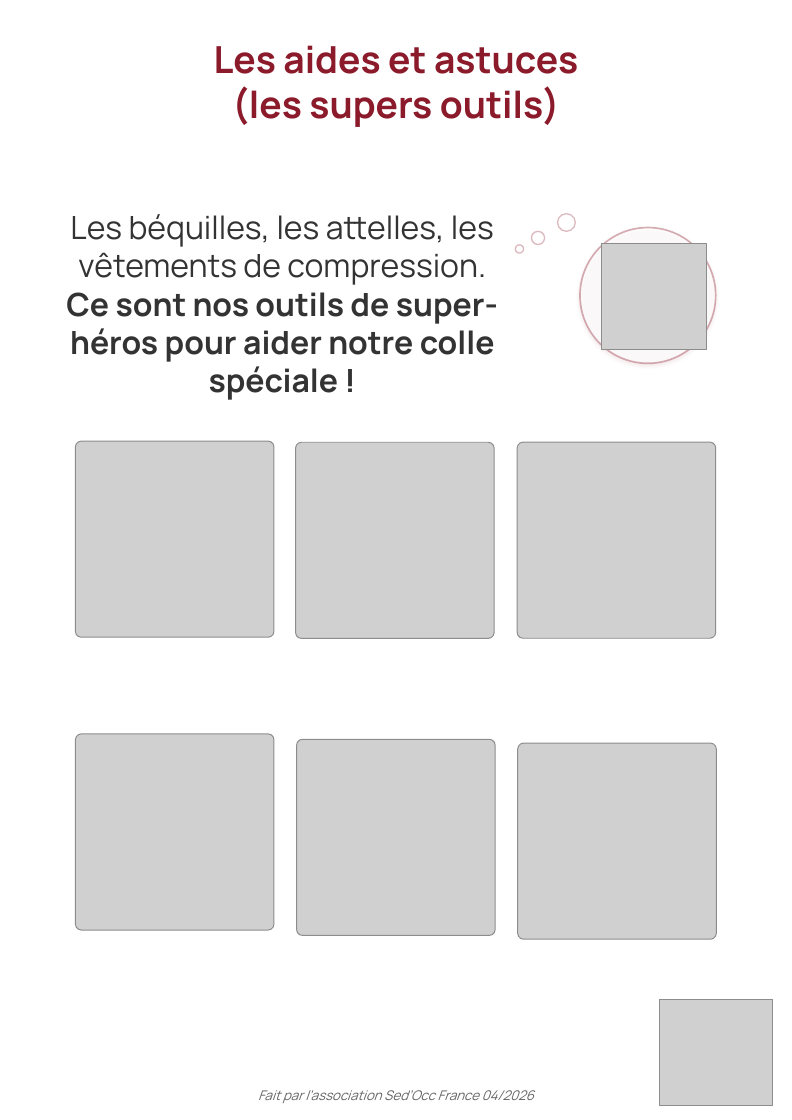
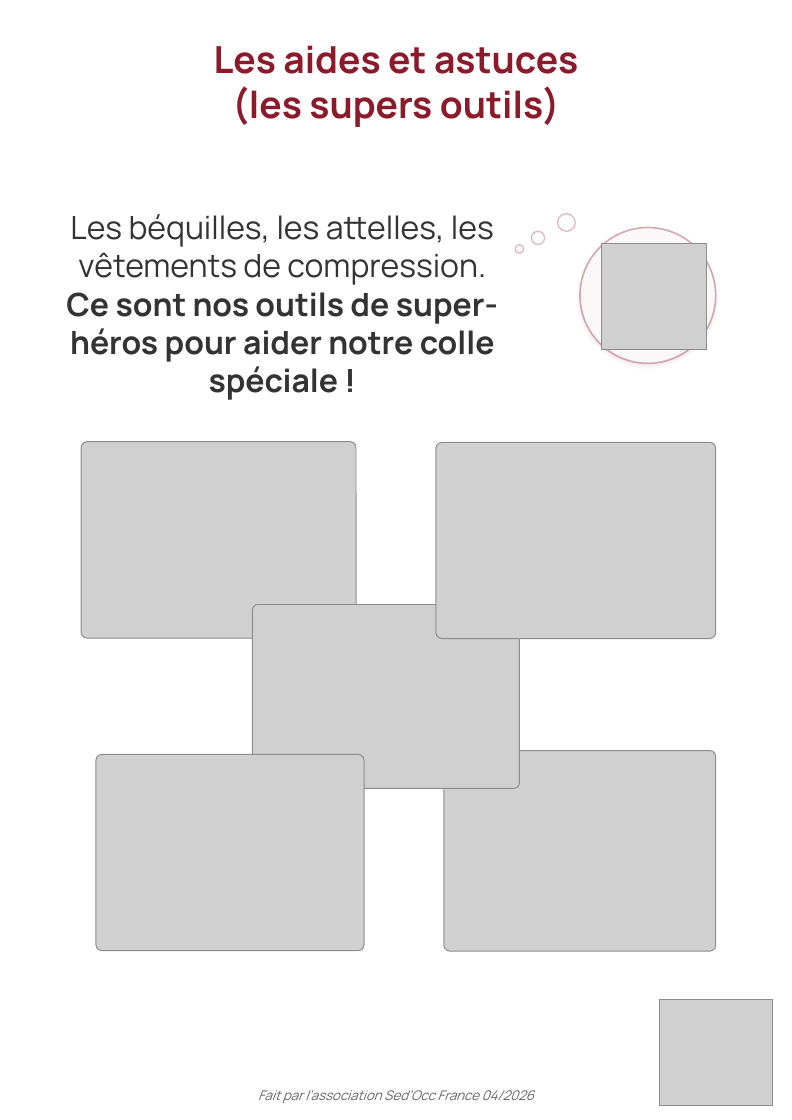
Before and after one commit to Therese-Borin-Pepe/sedocc-site, a slide deck: slide 6 of documents/Livret-SED-enfant-SedOcc.pptx. Drawn at 792x1120 pixels with LibreOffice and Linux fonts; fonts in the diff are those of the drawing; grey boxes stand for pictures; background and template pictures are left out. Boxes give left, top, right and bottom in pixels: in the first picture for what was removed or moved away, otherwise in the second. Text is boxed around its words. In the diff, an @@ line names an element or a change of style, - is before the commit and + after.

```diff
--- a/documents/Livret-SED-enfant-SedOcc.pptx
+++ b/documents/Livret-SED-enfant-SedOcc.pptx
@@ picture removed at [76, 441, 274, 637] @@
@@ picture: place and size @@
-picture at [296, 442, 494, 639]
+picture at [81, 441, 356, 638]
@@ picture: place and size @@
-picture at [518, 743, 716, 939]
+picture at [436, 442, 715, 639]
@@ picture: place and size @@
-picture at [76, 734, 274, 930]
+picture at [253, 604, 520, 788]
@@ picture: place and size @@
-picture at [297, 739, 495, 936]
+picture at [96, 754, 364, 950]
@@ picture: place and size @@
-picture at [517, 441, 715, 638]
+picture at [444, 750, 716, 950]
```
Also in this commit, not shown: 5 other slides changed, 3 other files.
